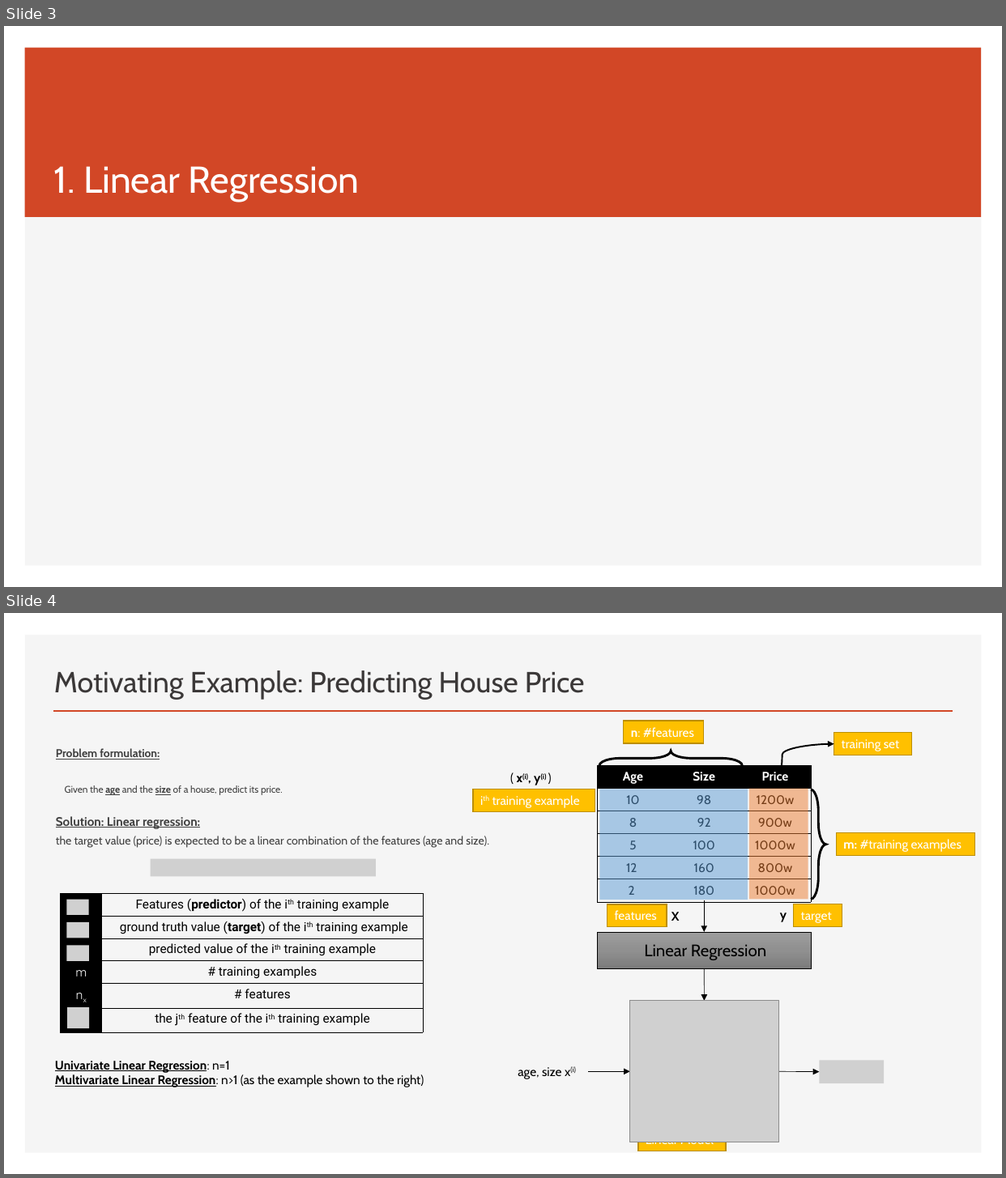
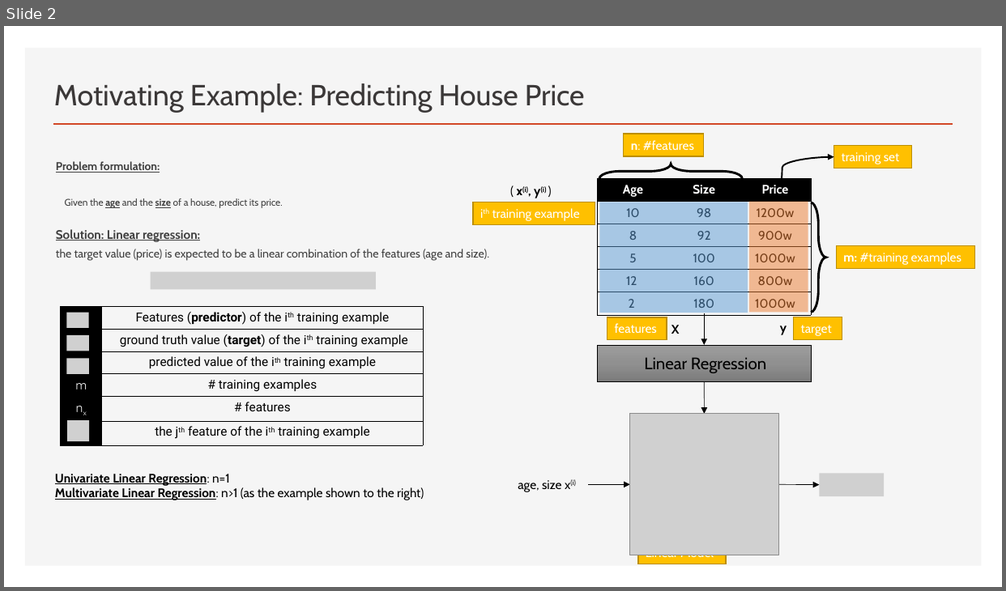
Before and after one commit to drnoname/python_tutorials, a slide deck: python_advanced/Chapter_2_An_Array_of_Sequences/Chapter_2_An_Array_of_Sequences.pptx. Shown one above the other, each under a label of ours: slides 3 and 4 before the commit, slide 2 after it. The pictures are 1006x1178 and 1006x591 pixels, drawn with LibreOffice and Linux fonts; fonts in the diff are those of the drawing; grey boxes stand for pictures. Boxes give left, top, right and bottom in pixels: in the first picture for what was removed or moved away, otherwise in the second. Text is boxed around its words. In the diff, an @@ line names an element or a change of style, - is before the commit and + after.

```diff
--- a/python_advanced/Chapter_2_An_Array_of_Sequences/Chapter_2_An_Array_of_Sequences.pptx
+++ b/python_advanced/Chapter_2_An_Array_of_Sequences/Chapter_2_An_Array_of_Sequences.pptx
@@ slide 3 removed at <box>4,26,1002,587</box>, background #FFFFFF; not listed: 1 template element that a slide beside it also shows @@
@@ rectangle removed at <box>25,48,982,218</box> @@
@@ title removed at <box>54,166,360,201</box> @@
-1. Linear Regression
@@ what was slide 4 is now slide 2 @@
```
Also in this commit, not shown: 1 slide changed, 1 other slide removed, 1 other file.
